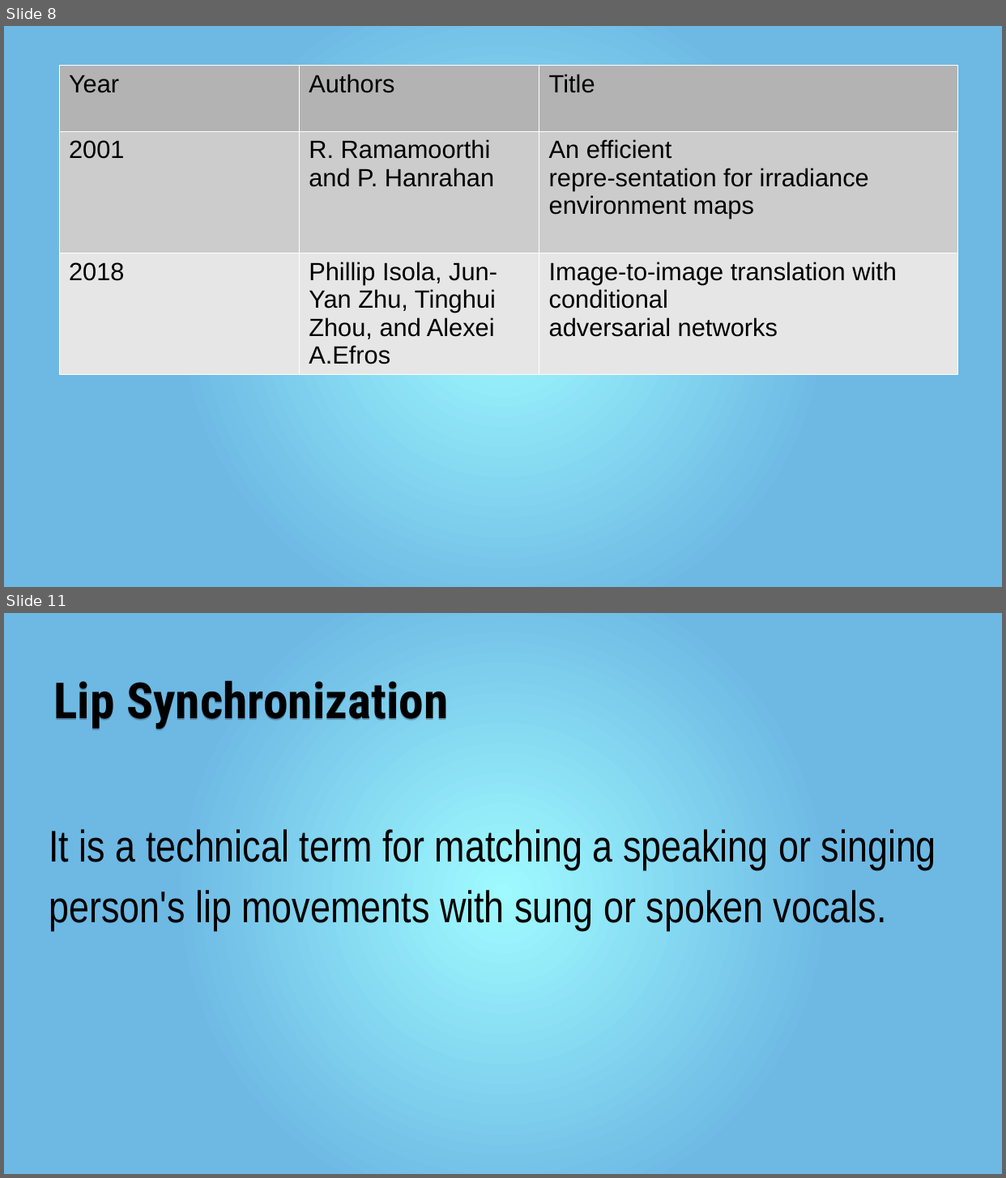
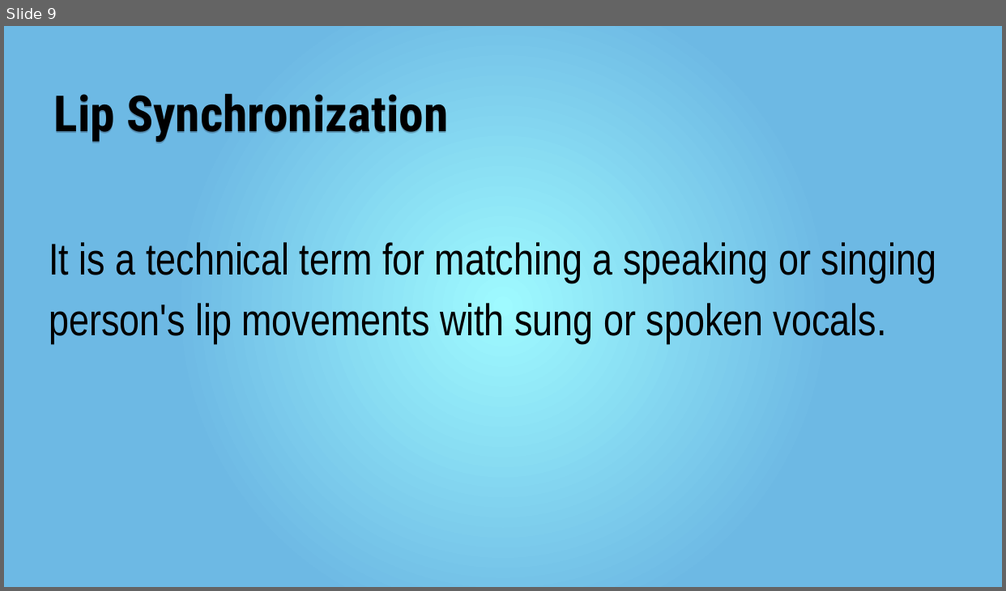
Before and after one commit to mr-speedster/seminar-presentation, a slide deck: Presentation.pptx. Shown one above the other, each under a label of ours: slides 8 and 11 before the commit, slide 9 after it; the slides between them are not shown. The pictures are 1006x1178 and 1006x591 pixels, drawn with LibreOffice and Linux fonts; fonts in the diff are those of the drawing. Boxes give left, top, right and bottom in pixels: in the first picture for what was removed or moved away, otherwise in the second. Text is boxed around its words. In the diff, an @@ line names an element or a change of style, - is before the commit and + after.

```diff
--- a/Presentation.pptx
+++ b/Presentation.pptx
@@ slide 8 removed at [4,26,1002,587], background gradient #9FFAFF to #6DB9E4 @@
@@ table removed at [59,65,958,368], 3 rows, 3 columns @@
-Year | Authors | Title
-2001 | R. Ramamoorthi and P. Hanrahan | An efficient / repre-sentation for irradiance environment maps
-2018 | Phillip Isola, Jun-Yan Zhu, Tinghui Zhou, and Alexei / A.Efros | Image-to-image translation with conditional / adversarial networks
@@ what was slide 11 is now slide 9 @@
```
Also in this commit, not shown: 8 slides changed, 9 slides added, 3 other slides removed, 4 other files.
